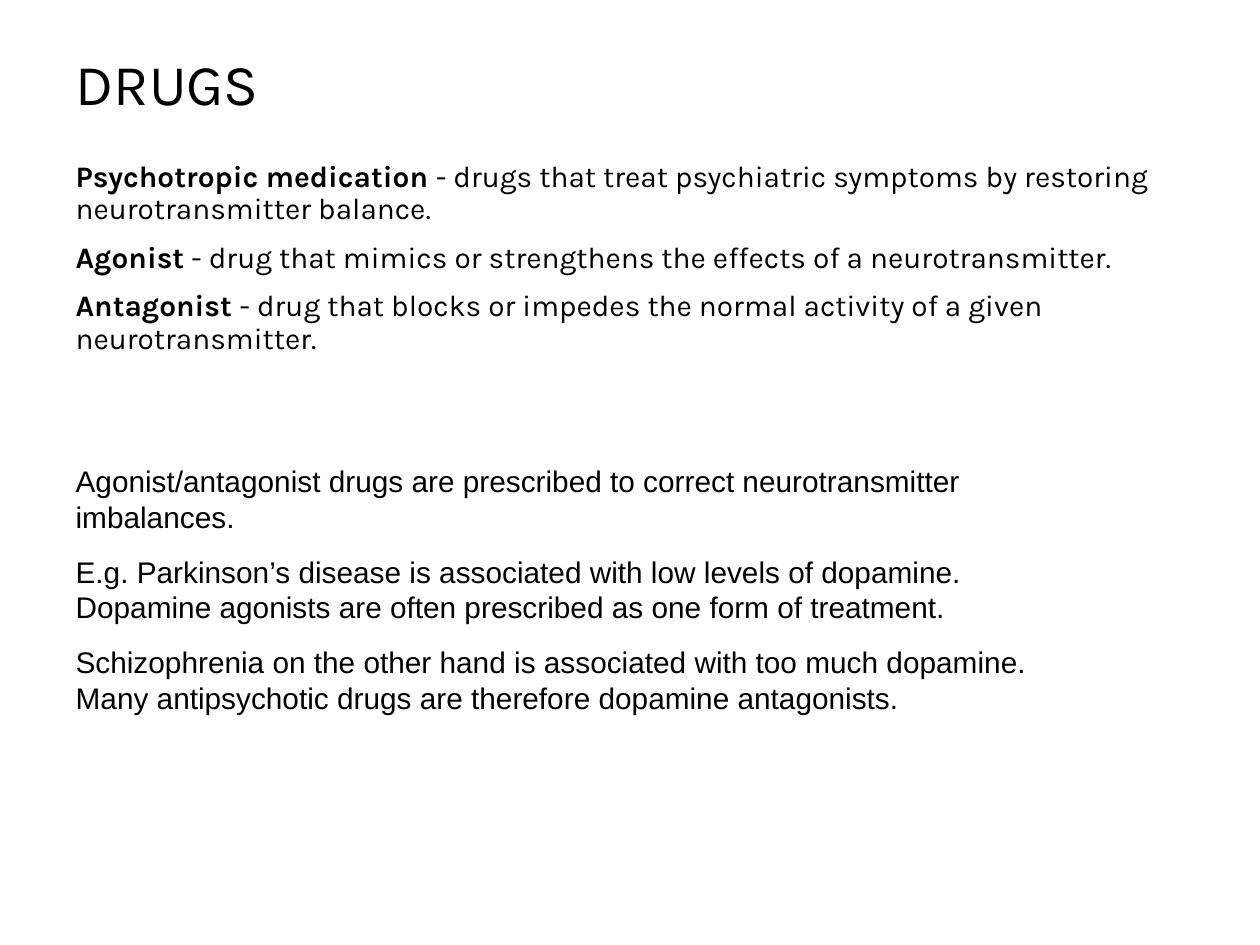
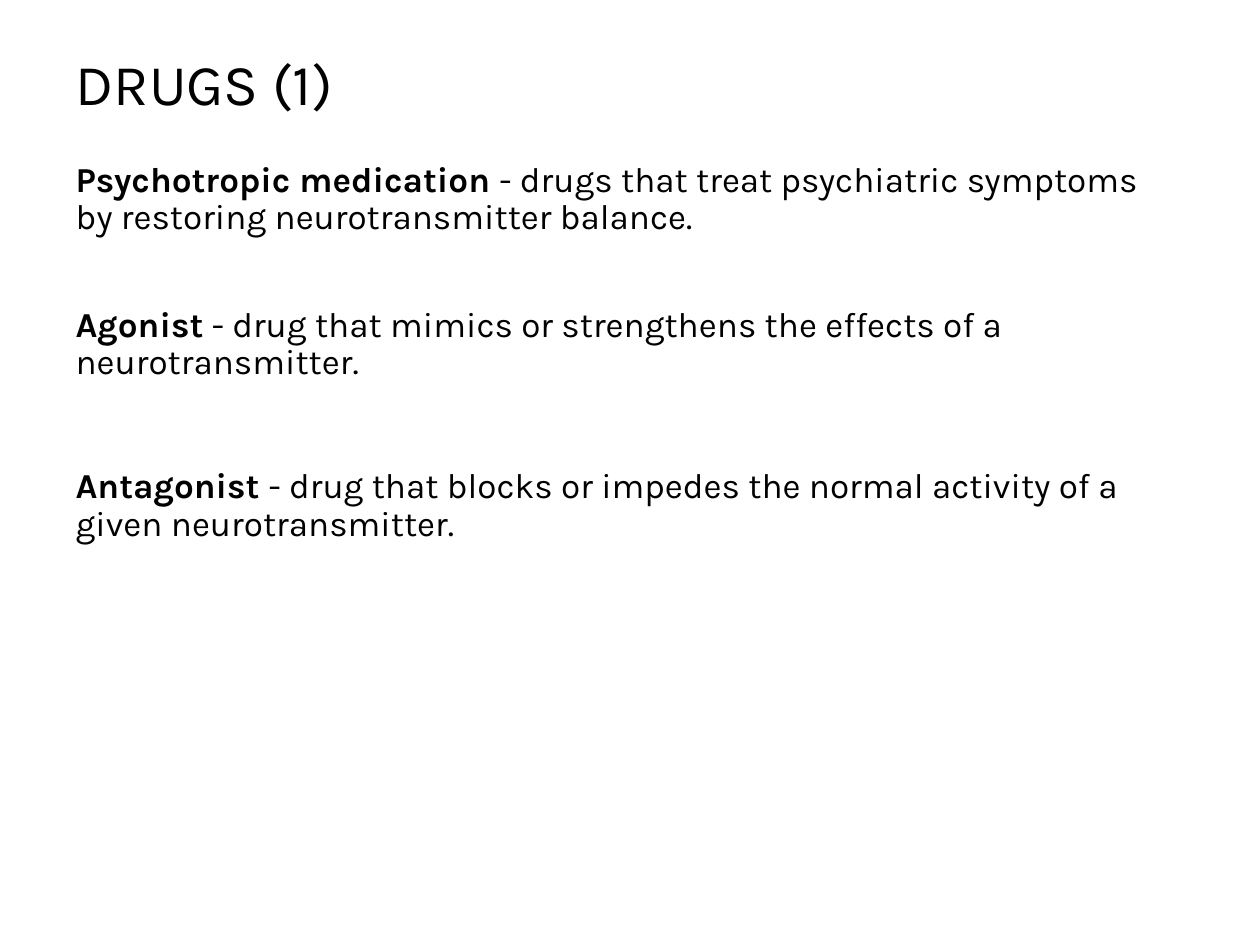
Before and after one commit to npm27/Teaching-Materials, a slide deck: slide 28 of Gen Psych II/Slides/3 Biopsychology.pptx (slide 26 before the commit). Drawn at 1260x945 pixels with LibreOffice and Linux fonts; fonts in the diff are those of the drawing. Boxes give left, top, right and bottom in pixels: in the first picture for what was removed or moved away, otherwise in the second. Text is boxed around its words. In the diff, an @@ line names an element or a change of style, - is before the commit and + after.

```diff
--- a/Gen Psych II/Slides/3 Biopsychology.pptx
+++ b/Gen Psych II/Slides/3 Biopsychology.pptx
@@ title at (76,63,332,112): text changed @@
-DRUGS
+DRUGS (1)
@@ text "Psychotropic medication - drugs that ..." at (76,167,1138,545): size 17 to 20 pt @@
@@ text removed at (76,470,1025,714) @@
-Agonist/antagonist drugs are prescribed to correct neurotransmitter imbalances.
-E.g. Parkinson’s disease is associated with low levels of dopamine. Dopamine agonists are often prescribed as one form of treatment.
-Schizophrenia on the other hand is associated with too much dopamine. Many antipsychotic drugs are therefore dopamine antagonists.
```
Also in this commit, not shown: 20 other slides changed, 5 slides added, 1 slide removed, 3 other files.
